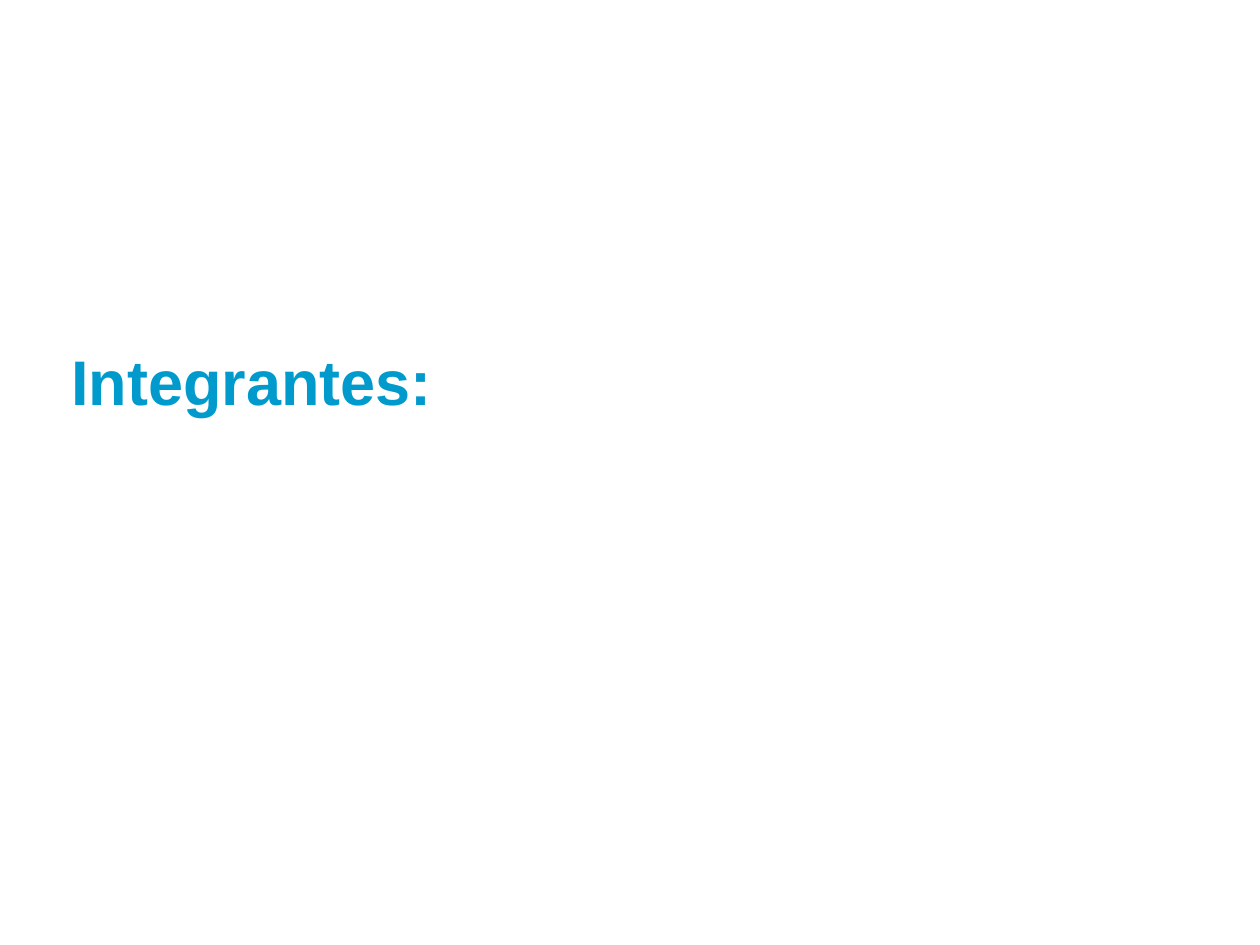
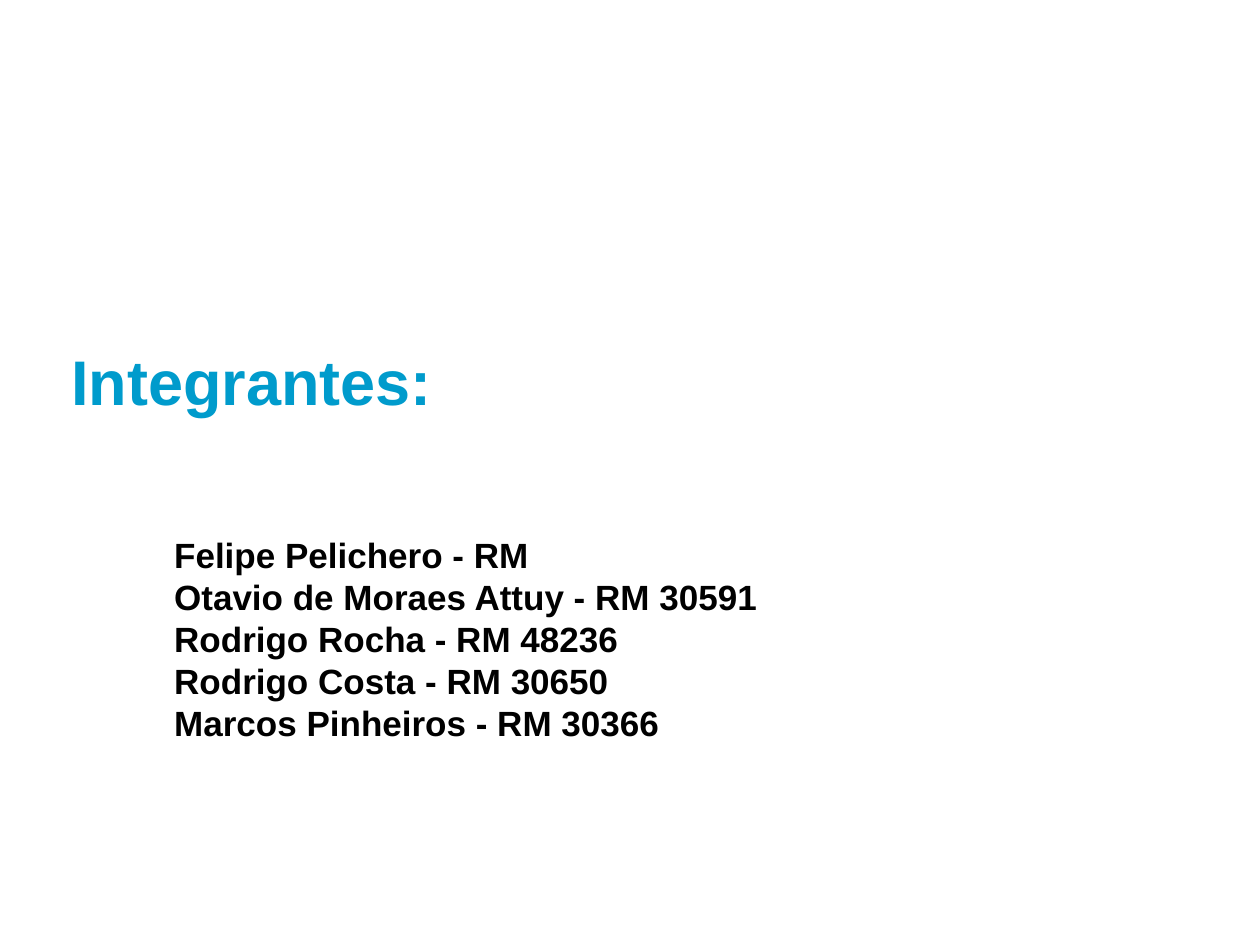
Before and after one commit to rodrigogrohl/fiap-rrocha, a slide deck: slide 1 of Fundamentos-Arquitetura-SOA-com-TOGAF/TOGAF 9 Template - Value Chain Diagram.ppt. Drawn at 1260x945 pixels with LibreOffice and Linux fonts; fonts in the diff are those of the drawing. Boxes give left, top, right and bottom in pixels: in the first picture for what was removed or moved away, otherwise in the second. Text is boxed around its words. In the diff, an @@ line names an element or a change of style, - is before the commit and + after.

```diff
--- a/Fundamentos-Arquitetura-SOA-com-TOGAF/TOGAF 9 Template - Value Chain Diagram.ppt
+++ b/Fundamentos-Arquitetura-SOA-com-TOGAF/TOGAF 9 Template - Value Chain Diagram.ppt
@@ text added at (174,542,756,737), 20 pt, text #000000, bold @@
+Felipe Pelichero - RM
+Otavio de Moraes Attuy - RM 30591
+Rodrigo Rocha - RM 48236
+Rodrigo Costa - RM 30650
+Marcos Pinheiros - RM 30366
```
Also in this commit, not shown: 6 other slides changed, 7 slides added, 3 slides removed, 3 other files.
